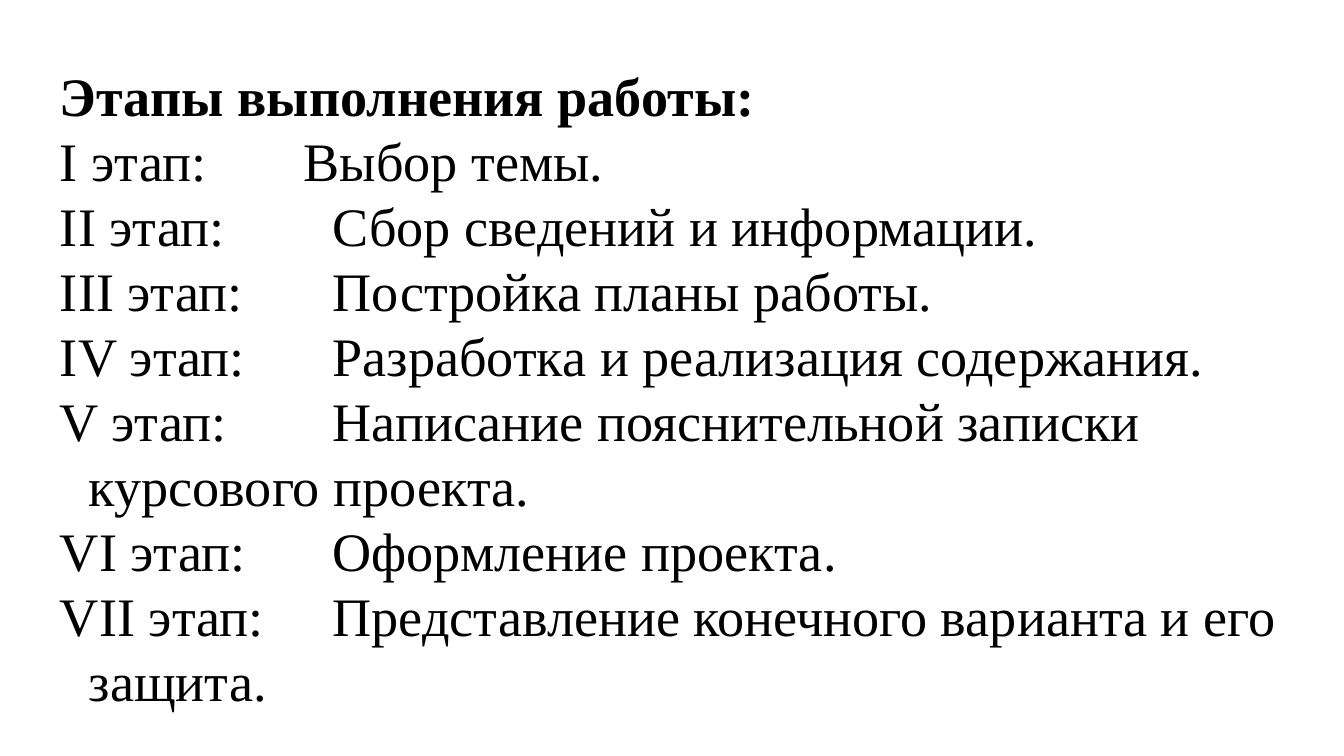
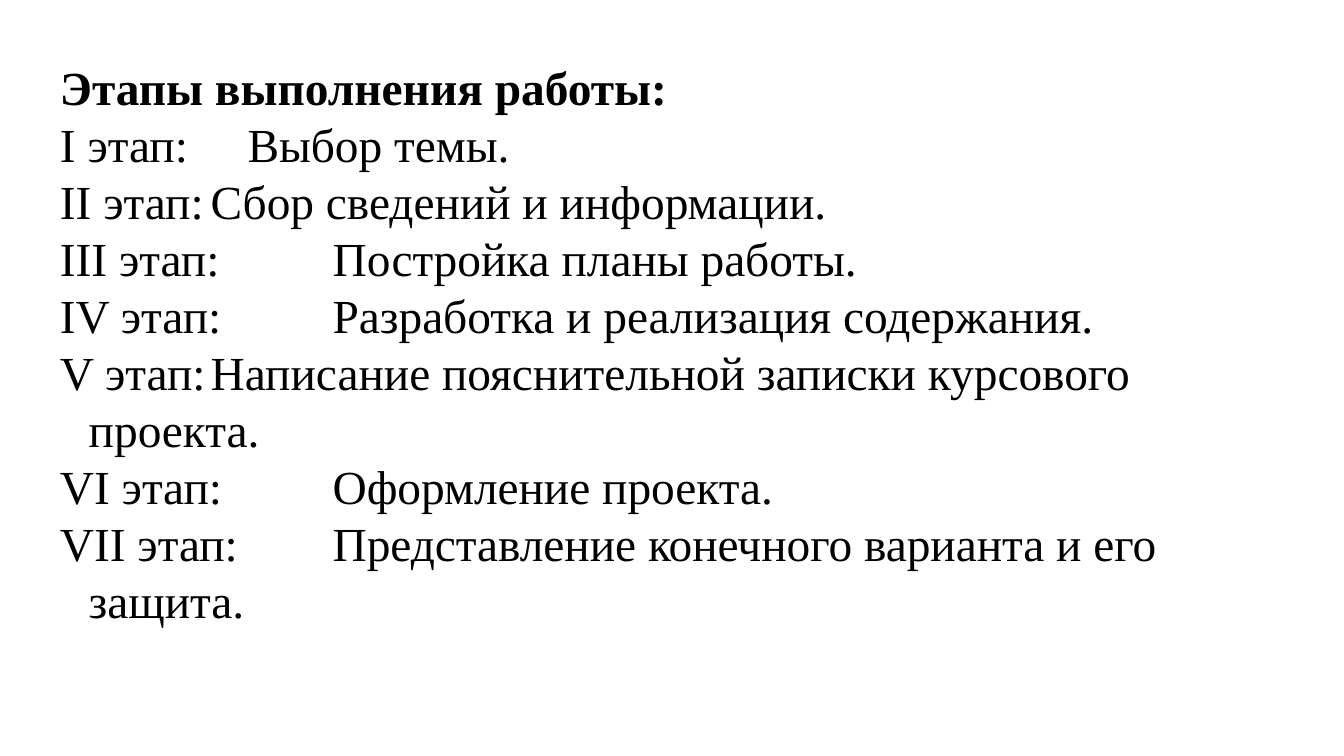
Before and after one commit to SibayMaktay/DocsFile_Sibay, a slide deck: slide 9 of НугумановМА_создание_сайта.pptx. Drawn at 1344x756 pixels with LibreOffice and Linux fonts; fonts in the diff are those of the drawing; background and template pictures are left out. Boxes give left, top, right and bottom in pixels: in the first picture for what was removed or moved away, otherwise in the second. Text is boxed around its words. In the diff, an @@ line names an element or a change of style, - is before the commit and + after.

```diff
--- a/НугумановМА_создание_сайта.pptx
+++ b/НугумановМА_создание_сайта.pptx
@@ text "Этапы выполнения работы:" at (x1=60, y1=71, x2=1156, y2=627): size 32 to 28 pt @@
```
Also in this commit, not shown: 4 other slides changed, 2 slides added, 3 slides removed, 1 other file.
